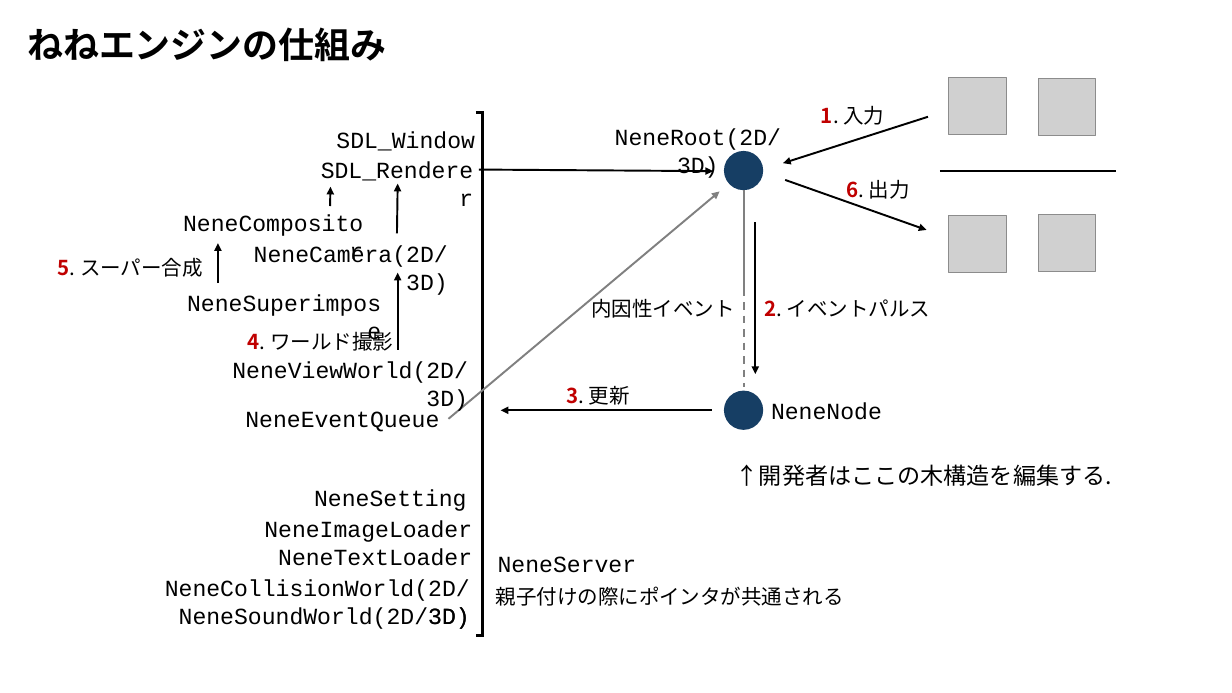
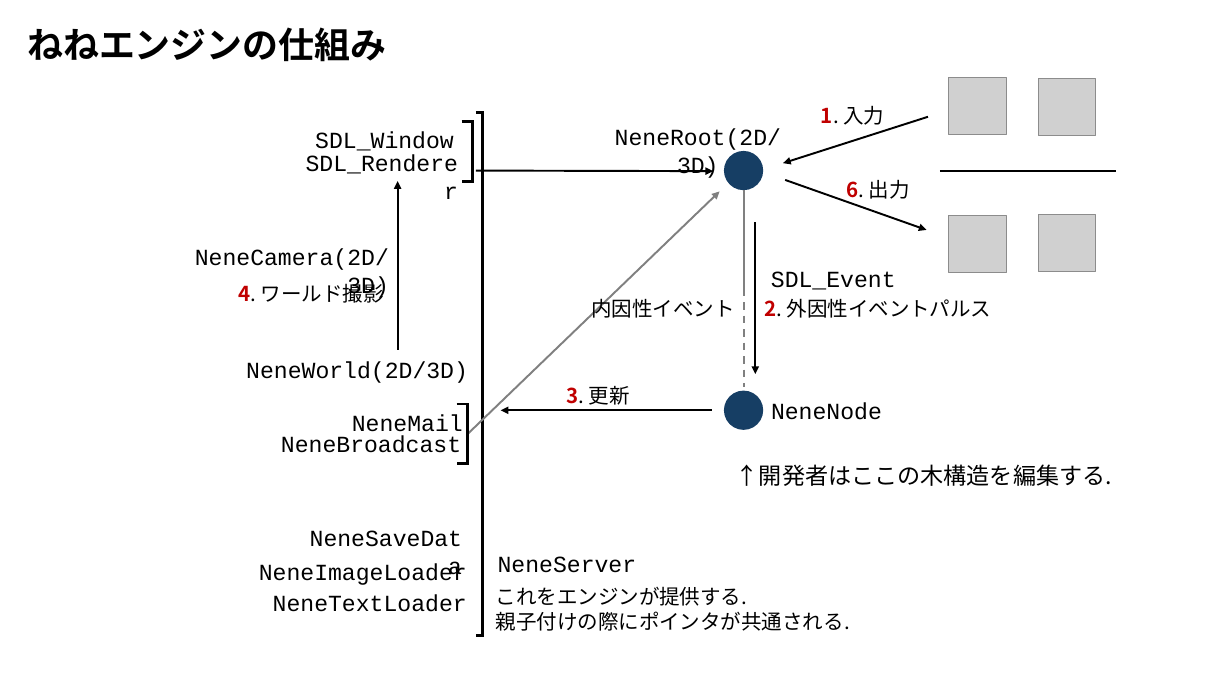
Before and after one commit to SakuraNeneCpp/NeneEngine, a slide deck: slide 2 of figs/slide.pptx. Drawn at 1232x693 pixels with LibreOffice and Linux fonts; fonts in the diff are those of the drawing; grey boxes stand for pictures. Boxes give left, top, right and bottom in pixels: in the first picture for what was removed or moved away, otherwise in the second. Text is boxed around its words. In the diff, an @@ line names an element or a change of style, - is before the commit and + after.

```diff
--- a/figs/slide.pptx
+++ b/figs/slide.pptx
@@ text "SDL_Window" rewrapped from bbox=[336, 131, 475, 151] to bbox=[315, 131, 454, 155] @@
@@ text "SDL_Renderer" rewrapped from bbox=[321, 161, 473, 185] to bbox=[315, 131, 454, 155] @@
@@ left bracket added at bbox=[462, 121, 473, 181], outline #000000 2.25 pt @@
@@ text removed at bbox=[171, 204, 372, 241] @@
-NeneCompositor
@@ arrow removed from (330, 206) to (331, 187) @@
@@ arrow moved from (397, 349) - (397, 273) to (397, 349) - (397, 181) @@
@@ arrow removed from (397, 234) to (397, 184) @@
@@ arrow moved from (448, 419) - (720, 191) to (468, 434) - (720, 191) @@
@@ text "NeneCamera(2D/3D)": place and size @@
-text "NeneCamera(2D/3D)" at bbox=[254, 245, 448, 295]
+text "NeneCamera(2D/3D)" at bbox=[195, 248, 389, 300]
@@ text removed at bbox=[58, 257, 203, 277] @@
-5. スーパー合成
@@ arrow removed from (218, 283) to (218, 243) @@
@@ text removed at bbox=[172, 284, 391, 321] @@
-NeneSuperimpose
@@ text "4. ワールド撮影": place and size @@
-text "4. ワールド撮影" at bbox=[248, 329, 393, 351]
+text "4. ワールド撮影" at bbox=[239, 281, 384, 303]
@@ text at bbox=[764, 298, 992, 318]: text changed @@
-2. イベントパルス
+2. 外因性イベントパルス
@@ text added at bbox=[771, 271, 896, 290], 18 pt, text #000000 @@
+SDL_Event
@@ text at bbox=[246, 362, 468, 383]: text changed @@
-NeneViewWorld(2D/3D)
+NeneWorld(2D/3D)
@@ text at bbox=[352, 415, 463, 439]: text changed @@
-NeneEventQueue
+NeneMail
@@ left bracket added at bbox=[457, 404, 468, 464], outline #000000 2.25 pt @@
@@ text added at bbox=[281, 435, 461, 453], 18 pt, text #000000 @@
+NeneBroadcast
@@ text removed at bbox=[314, 489, 466, 511] @@
-NeneSetting
@@ text added at bbox=[292, 519, 471, 556], 18 pt, text #000000 @@
+NeneSaveData
@@ text "NeneImageLoader": place and size @@
-text "NeneImageLoader" at bbox=[264, 520, 472, 542]
+text "NeneImageLoader" at bbox=[259, 563, 467, 585]
@@ text removed at bbox=[165, 579, 470, 629] @@
-NeneCollisionWorld(2D/3D)
@@ text "NeneTextLoader": place and size @@
-text "NeneTextLoader" at bbox=[278, 549, 472, 566]
+text "NeneTextLoader" at bbox=[273, 594, 467, 612]
@@ text at bbox=[496, 586, 850, 631]: text changed @@
-親子付けの際にポインタが共通される
+これをエンジンが提供する.
+親子付けの際にポインタが共通される.
@@ text removed at bbox=[179, 608, 470, 629] @@
-NeneSoundWorld(2D/3D)
```
Also in this commit, not shown: 1 other slide changed, 4 slides added, 7 other files.
